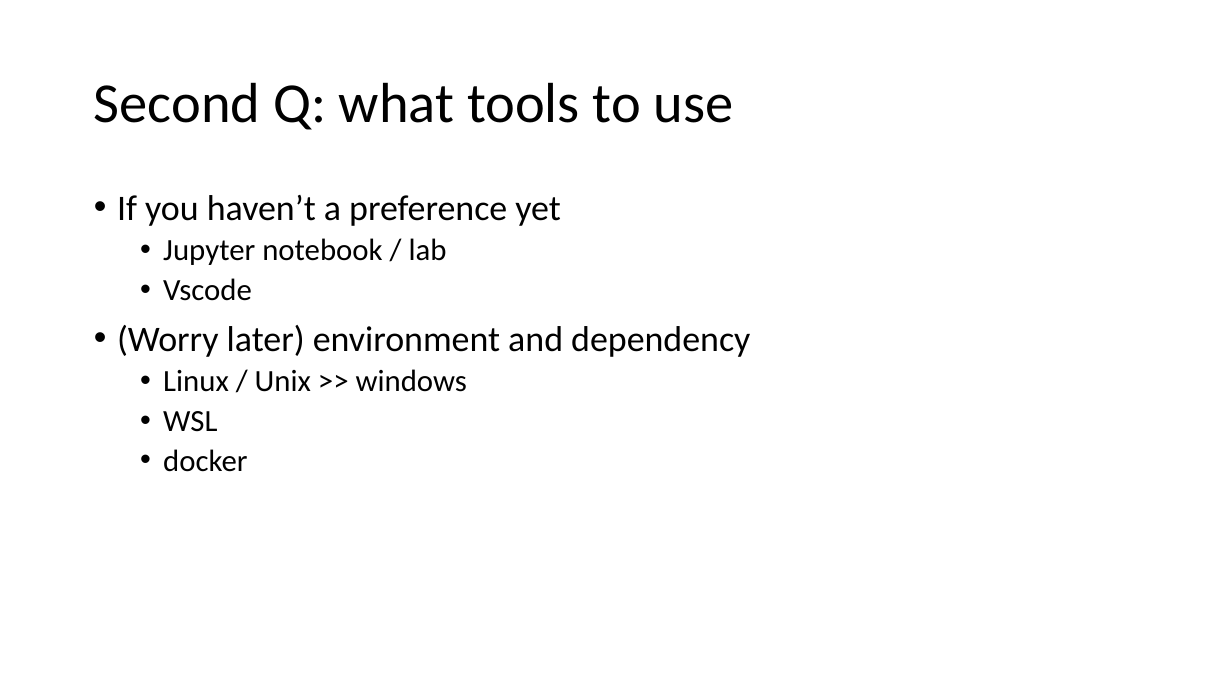
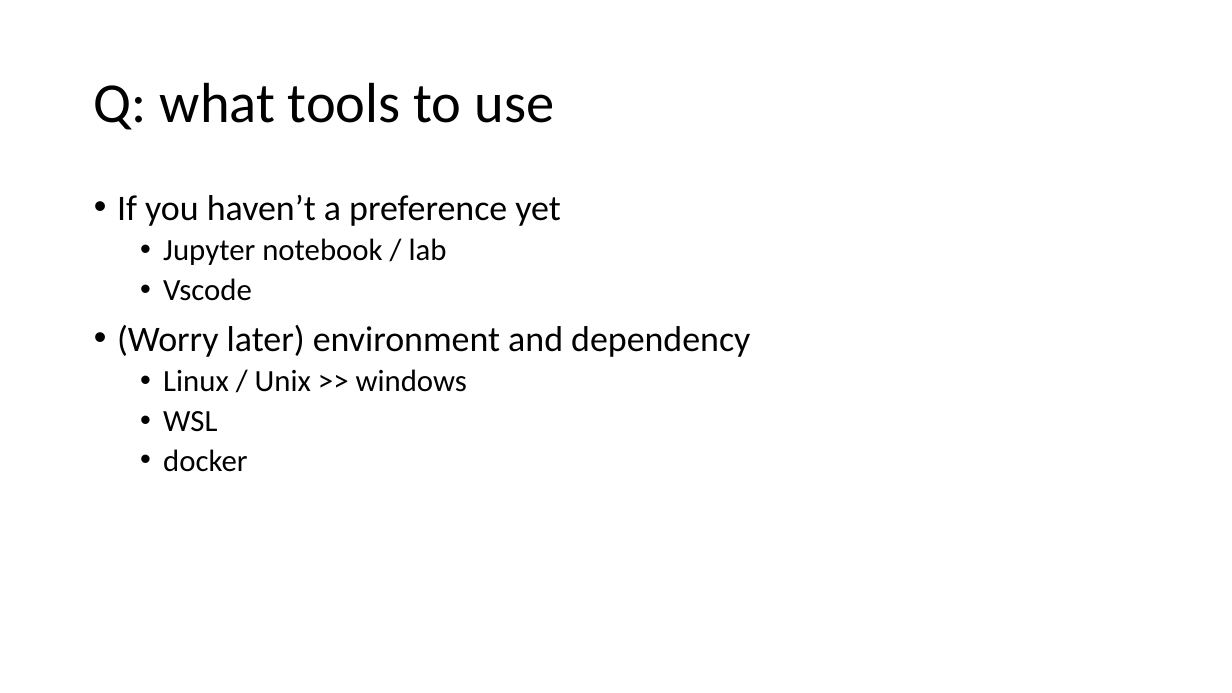
Before and after one commit to senine/workshop, a slide deck: slide 7 of Intro.pptx. Drawn at 1232x693 pixels with LibreOffice and Linux fonts; fonts in the diff are those of the drawing. Boxes give left, top, right and bottom in pixels: in the first picture for what was removed or moved away, otherwise in the second. Text is boxed around its words. In the diff, an @@ line names an element or a change of style, - is before the commit and + after.

```diff
--- a/Intro.pptx
+++ b/Intro.pptx
@@ title at <box>94,82,554,130</box>: text changed @@
-Second Q: what tools to use
+Q: what tools to use
```
Also in this commit, not shown: 5 other slides changed, 14 slides added, 6 other files.
